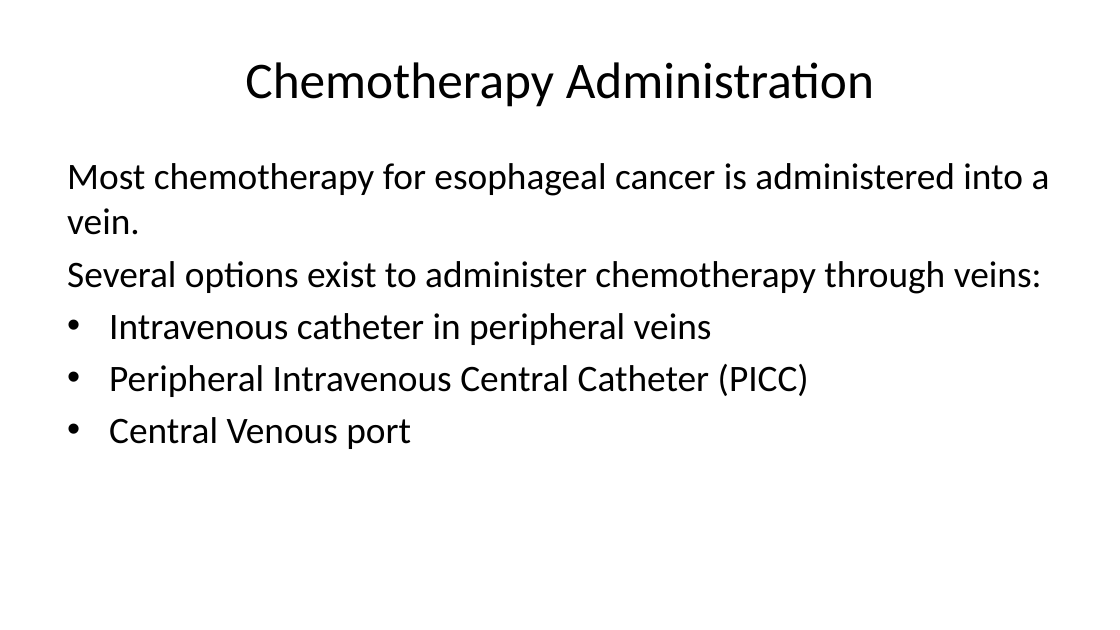
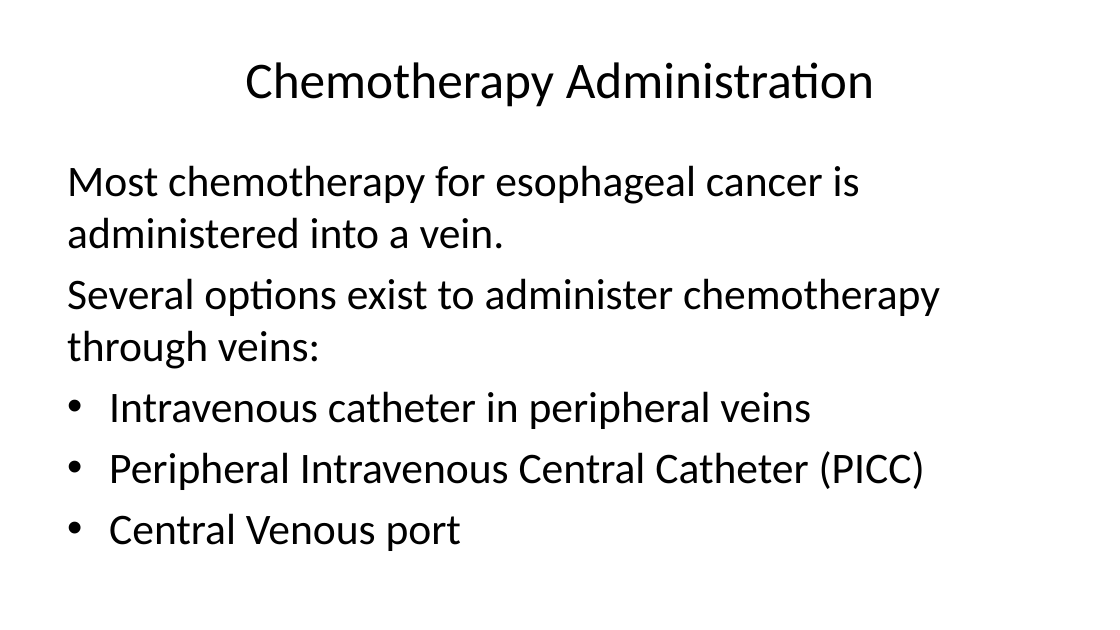
Before and after one commit to jcsalo/patient_education, a slide deck: slide 2 of lci_cvport.pptx. Drawn at 1120x630 pixels with LibreOffice and Linux fonts; fonts in the diff are those of the drawing. Boxes give left, top, right and bottom in pixels: in the first picture for what was removed or moved away, otherwise in the second. Text is boxed around its words. In the diff, an @@ line names an element or a change of style, - is before the commit and + after.

```diff
--- a/lci_cvport.pptx
+++ b/lci_cvport.pptx
@@ text "Most chemotherapy for esophageal cancer ..." at bbox=[67, 165, 940, 551]: size 24 to 28 pt @@
```
Also in this commit, not shown: 6 other slides changed, 45 other files.
